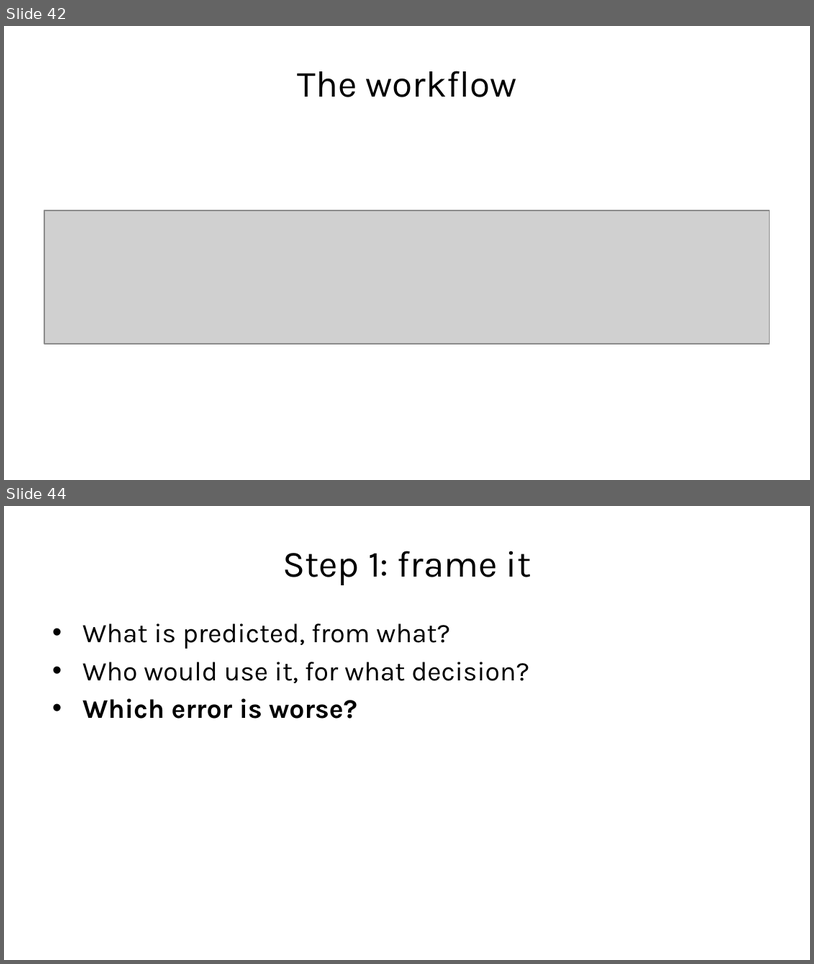
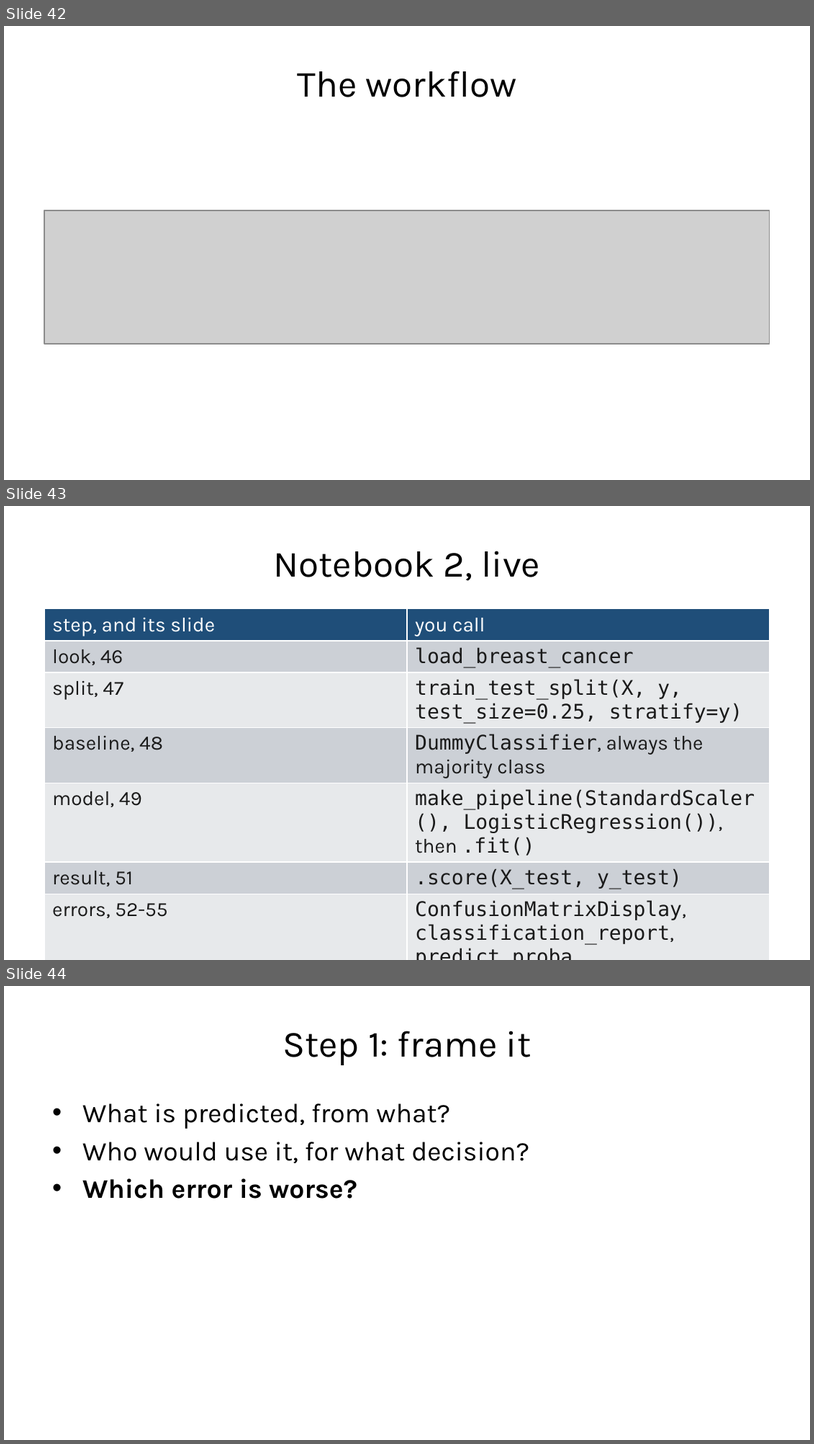
Before and after one commit to fabioantonini/technologies-for-artificial-intelligence, a slide deck: Lessons/01_introduction_and_workflow/Slides/introduction_and_workflow_slides.pptx. Shown one above the other, each under a label of ours: slides 42 and 44 before the commit, slides 42, 43 and 44 after it; the slides between them are not shown. The pictures are 814x964 and 814x1444 pixels, drawn with LibreOffice and Linux fonts; fonts in the diff are those of the drawing; grey boxes stand for pictures; background and template pictures are left out. Boxes give left, top, right and bottom in pixels: in the first picture for what was removed or moved away, otherwise in the second. Text is boxed around its words. In the diff, an @@ line names an element or a change of style, - is before the commit and + after.

```diff
--- a/Lessons/01_introduction_and_workflow/Slides/introduction_and_workflow_slides.pptx
+++ b/Lessons/01_introduction_and_workflow/Slides/introduction_and_workflow_slides.pptx
@@ slide 43 added at [4,506,810,960], background #FFFFFF @@
@@ title added at [273,551,540,581], 33 pt, text #1A1A1A @@
+Notebook 2, live
@@ table added at [44,609,770,947], 7 rows, 2 columns @@
+step, and its slide | you call
+look, 46 | load_breast_cancer
+split, 47 | train_test_split(X, y, test_size=0.25, stratify=y)
+baseline, 48 | DummyClassifier, always the majority class
+model, 49 | make_pipeline(StandardScaler(), LogisticRegression()), then .fit()
+result, 51 | .score(X_test, y_test)
+errors, 52-55 | ConfusionMatrixDisplay, classification_report, predict_proba
```
Also in this commit, not shown: 10 slides changed, 1 other slide added, 2 slides removed, 6 other files.
